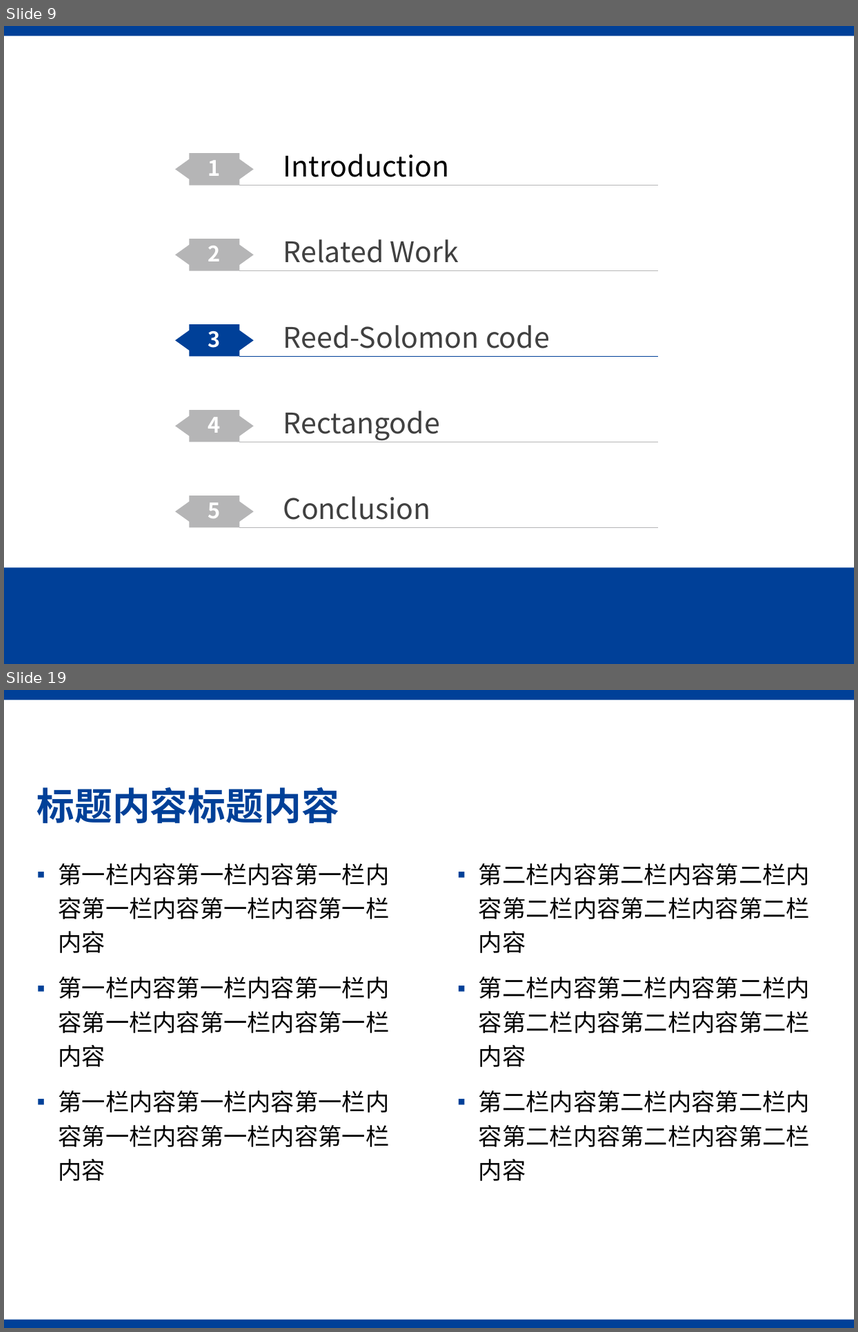
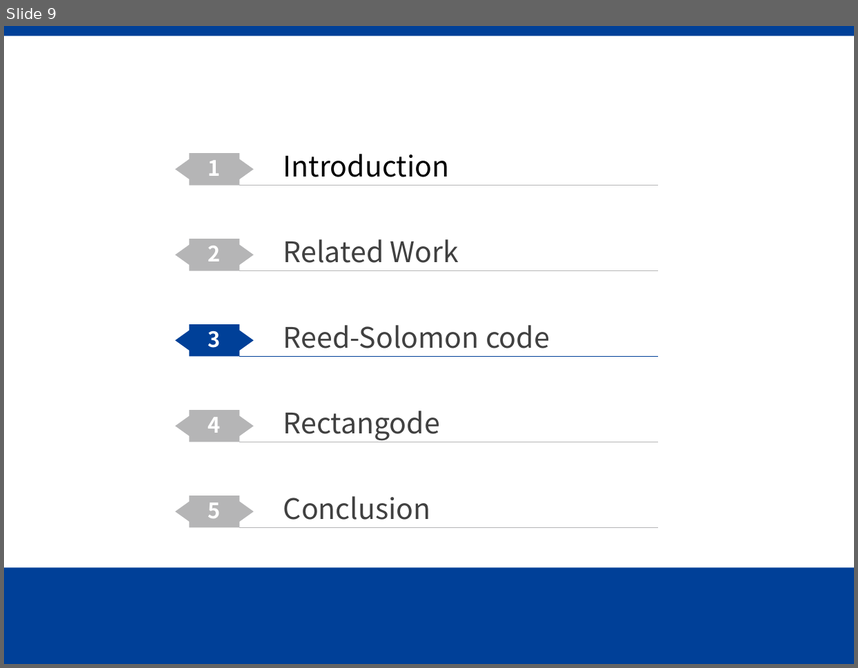
Before and after one commit to Gazer2020/Rectangode, a slide deck: slides.pptx. Shown one above the other, each under a label of ours: slides 9 and 19 before the commit, slide 9 after it; the slides between them are not shown. The pictures are 858x1332 and 858x668 pixels, drawn with LibreOffice and Linux fonts; fonts in the diff are those of the drawing; background and template pictures are left out. Boxes give left, top, right and bottom in pixels: in the first picture for what was removed or moved away, otherwise in the second. Text is boxed around its words. In the diff, an @@ line names an element or a change of style, - is before the commit and + after.

```diff
--- a/slides.pptx
+++ b/slides.pptx
@@ slide 19 removed at box(4, 690, 854, 1328), background #FFFFFF; not listed: 1 template element that a slide beside it also shows @@
@@ text removed at box(771, 719, 824, 745) @@
-Page .
@@ page number removed at box(813, 719, 854, 745) @@
-19
@@ title removed at box(37, 787, 339, 823) @@
-标题内容标题内容
@@ text removed at box(58, 863, 389, 1181) @@
-▪ 第一栏内容第一栏内容第一栏内容第一栏内容第一栏内容第一栏内容
-▪ 第一栏内容第一栏内容第一栏内容第一栏内容第一栏内容第一栏内容
-▪ 第一栏内容第一栏内容第一栏内容第一栏内容第一栏内容第一栏内容
@@ text removed at box(479, 863, 810, 1181) @@
-▪ 第二栏内容第二栏内容第二栏内容第二栏内容第二栏内容第二栏内容
-▪ 第二栏内容第二栏内容第二栏内容第二栏内容第二栏内容第二栏内容
-▪ 第二栏内容第二栏内容第二栏内容第二栏内容第二栏内容第二栏内容
@@ rectangle removed at box(4, 1319, 854, 1328) @@
```
Also in this commit, not shown: 4 slides changed, 11 slides added, 14 other slides removed, 3 other files.
